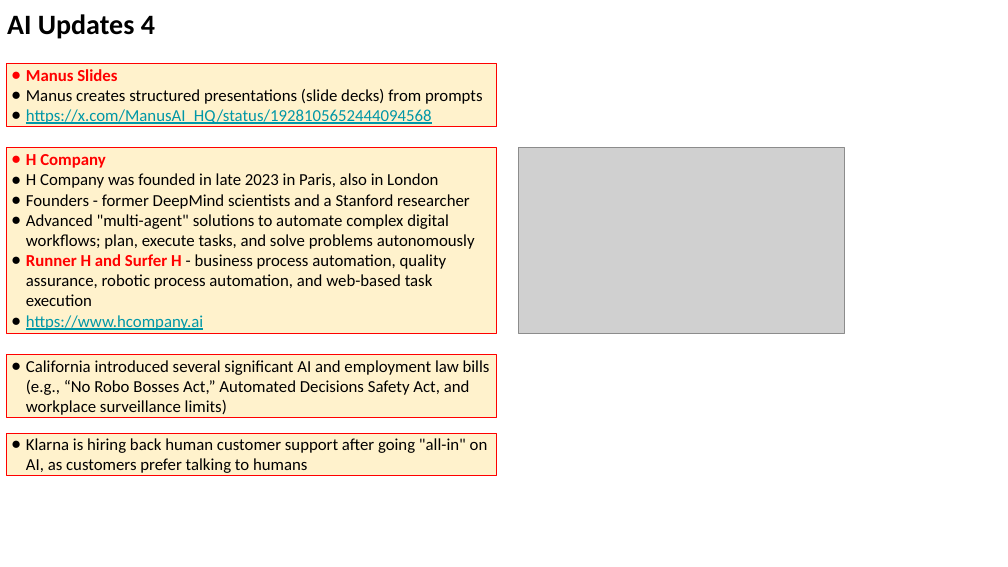
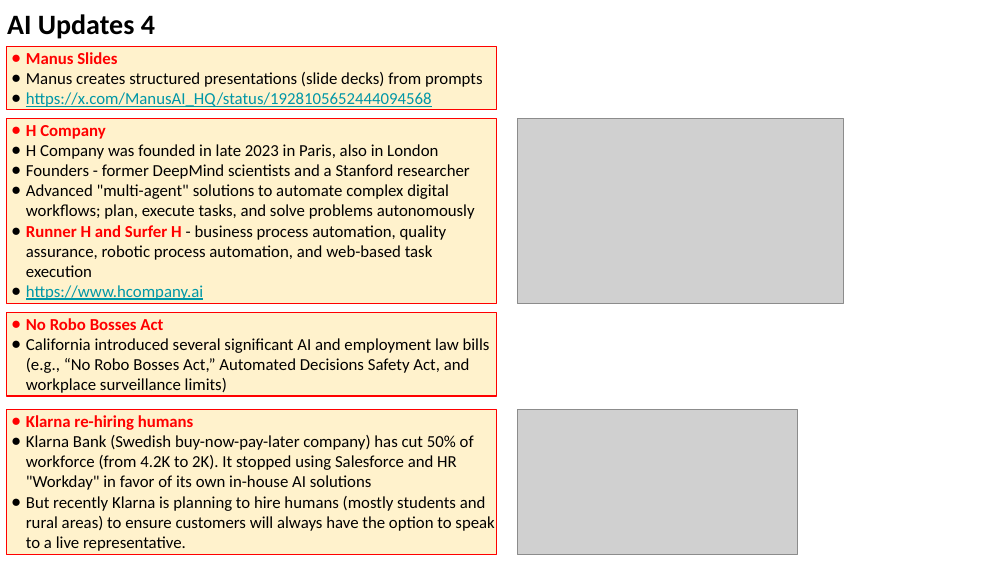
Before and after one commit to lselector/seminar, a slide deck: slide 10 of 2025/2025-06-06-AI-Updates.pptx (slide 9 before the commit). Drawn at 1008x567 pixels with LibreOffice and Linux fonts; fonts in the diff are those of the drawing; grey boxes stand for pictures. Boxes give left, top, right and bottom in pixels: in the first picture for what was removed or moved away, otherwise in the second. Text is boxed around its words. In the diff, an @@ line names an element or a change of style, - is before the commit and + after.

```diff
--- a/2025/2025-06-06-AI-Updates.pptx
+++ b/2025/2025-06-06-AI-Updates.pptx
@@ rectangle "Manus Slides": place and size @@
-rectangle "Manus Slides" at bbox=[6, 64, 497, 127]
+rectangle "Manus Slides" at bbox=[6, 46, 497, 110]
@@ rectangle "H Company": place and size @@
-rectangle "H Company" at bbox=[6, 148, 497, 334]
+rectangle "H Company" at bbox=[6, 119, 497, 304]
@@ picture: place and size @@
-picture at bbox=[518, 148, 844, 334]
+picture at bbox=[517, 119, 843, 304]
@@ rectangle "No Robo Bosses Act": place and size @@
-rectangle "No Robo Bosses Act" at bbox=[6, 355, 497, 418]
+rectangle "No Robo Bosses Act" at bbox=[6, 312, 497, 396]
@@ text in rectangle at bbox=[26, 318, 163, 330]: paragraph added @@
+● No Robo Bosses Act
@@ rectangle added at bbox=[6, 409, 497, 553], fill #FFF2CC, outline #FF0000 0.75 pt, 12 pt, text #000000 @@
+● Klarna re-hiring humans
+● Klarna Bank (Swedish buy-now-pay-later company) has cut 50% of workforce (from 4.2K to 2K). It stopped using Salesforce and HR "Workday" in favor of its own in-house AI solutions
+● But recently Klarna is planning to hire humans (mostly students and rural areas) to ensure customers will always have the option to speak to a live representative.
@@ picture added at bbox=[517, 409, 797, 553] @@
@@ rectangle removed at bbox=[6, 433, 497, 476] @@
-● Klarna is hiring back human customer support after going "all-in" on AI, as customers prefer talking to humans
```
Also in this commit, not shown: 2 other slides changed, 1 slide added.
